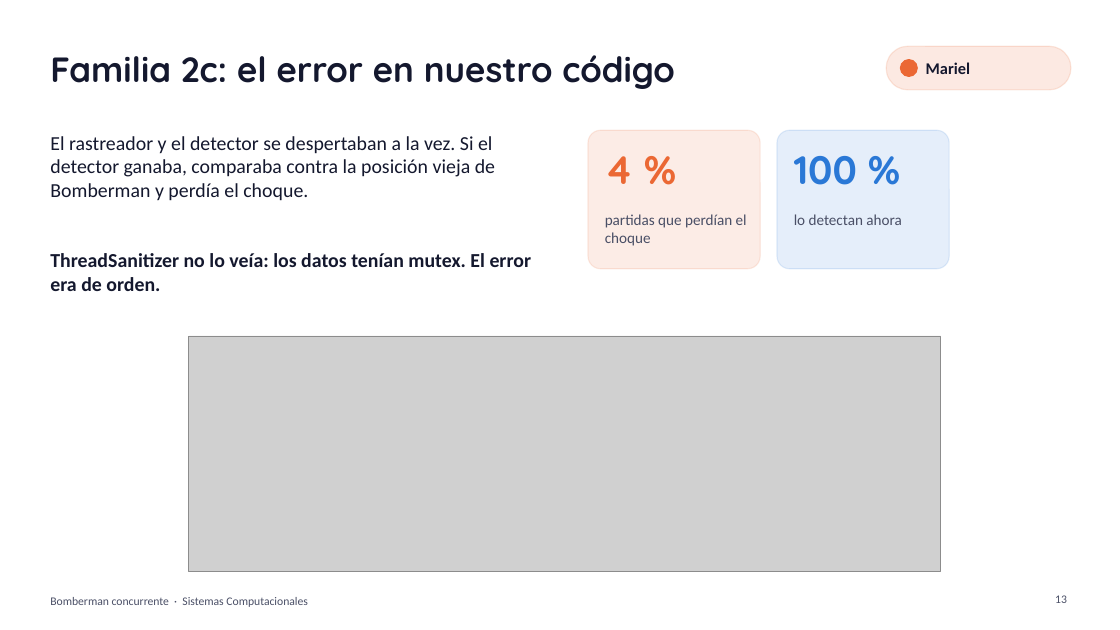
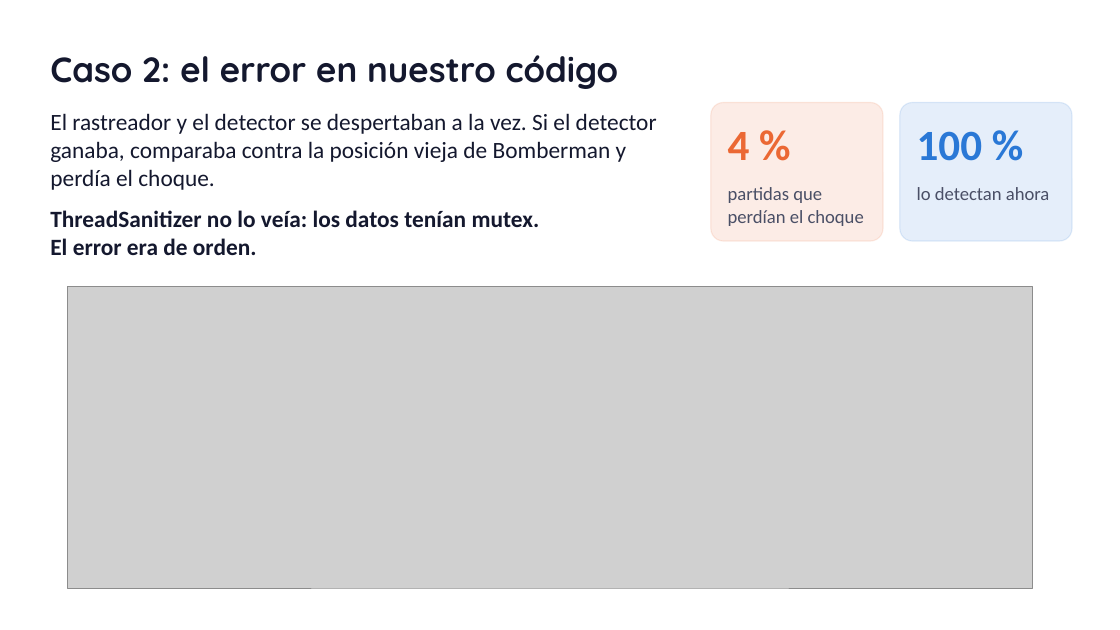
Before and after one commit to JoelxD12O/bomberman-concurrente, a slide deck: slide 12 of docs/presentacion/Bomberman_concurrente.pptx (slide 13 before the commit). Drawn at 1120x630 pixels with LibreOffice and Linux fonts; fonts in the diff are those of the drawing; grey boxes stand for pictures. Boxes give left, top, right and bottom in pixels: in the first picture for what was removed or moved away, otherwise in the second. Text is boxed around its words. In the diff, an @@ line names an element or a change of style, - is before the commit and + after.

```diff
--- a/docs/presentacion/Bomberman_concurrente.pptx
+++ b/docs/presentacion/Bomberman_concurrente.pptx
@@ title at bbox=[50, 55, 618, 89]: text changed @@
-Familia 2c: el error en nuestro código
+Caso 2: el error en nuestro código
@@ rounded rectangle removed at bbox=[886, 46, 1071, 90] @@
@@ ellipse removed at bbox=[901, 60, 918, 76] @@
@@ text removed at bbox=[926, 62, 970, 74] @@
-Mariel
@@ text "El rastreador y el detector ..." at bbox=[50, 113, 657, 190]: size 17 to 20 pt @@
@@ text "El rastreador y el detector ...": place and size @@
-text "El rastreador y el detector ..." at bbox=[50, 136, 495, 201]
+text "El rastreador y el detector ..." at bbox=[50, 113, 657, 190]
@@ text "4 %" at bbox=[728, 132, 750, 160]: size 34 to 37 pt, font Quicksand to Calibri @@
@@ 2 texts, 2 rounded rectangles: place and size @@
-2 texts, 2 rounded rectangles at bbox=[588, 130, 949, 269]
+2 texts, 2 rounded rectangles at bbox=[711, 103, 1072, 241]
@@ text "100 %" at bbox=[917, 131, 983, 161]: size 34 to 37 pt, font Quicksand to Calibri @@
@@ text "ThreadSanitizer no lo veía: los ...": place and size @@
-text "ThreadSanitizer no lo veía: los ..." at bbox=[50, 253, 532, 291]
+text "ThreadSanitizer no lo veía: los ..." at bbox=[50, 210, 540, 255]
@@ text "ThreadSanitizer no lo veía: los ..." at bbox=[50, 210, 540, 255]: size 17 to 20 pt @@
@@ text "partidas que perdían el choque": place and size @@
-text "partidas que perdían el choque" at bbox=[605, 214, 747, 246]
+text "partidas que perdían el choque" at bbox=[728, 187, 864, 226]
@@ text "partidas que perdían el choque" at bbox=[728, 187, 864, 226]: size 13 to 16 pt @@
@@ text "lo detectan ahora": place and size @@
-text "lo detectan ahora" at bbox=[794, 214, 901, 225]
+text "lo detectan ahora" at bbox=[917, 187, 1050, 200]
@@ text "lo detectan ahora" at bbox=[917, 187, 1050, 200]: size 13 to 16 pt @@
@@ picture: place and size @@
-picture at bbox=[189, 336, 941, 571]
+picture at bbox=[68, 287, 1033, 588]
@@ text removed at bbox=[50, 597, 308, 607] @@
-Bomberman concurrente · Sistemas Computacionales
@@ page number removed at bbox=[1055, 595, 1067, 603] @@
-13
```
Also in this commit, not shown: 15 other slides changed, 9 slides added, 3 slides removed, 1 other file.
